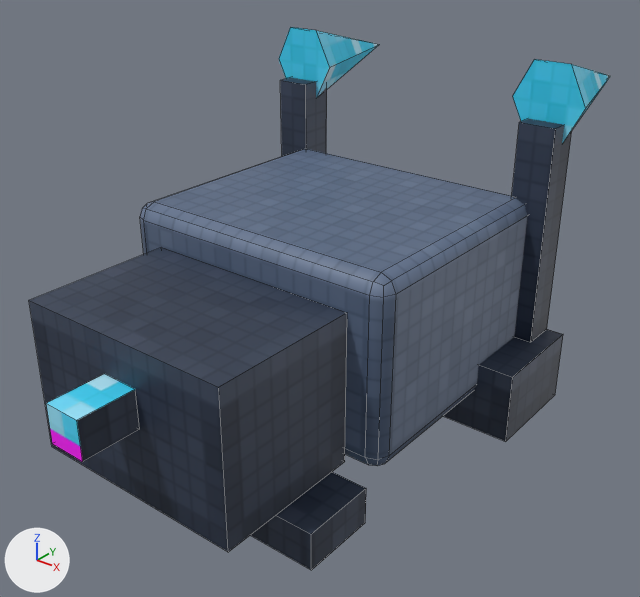
The FBX model assets/models/Chipmole/Chipmole.fbx as it was, and as the next commit left it.
Rendered twice from a camera (50 mm lens) standing at (3.36, -4.19, 3.45) and looking at (0.09, -0.1, 0.91). Lighting does not change. The marker at lower left points along +X, +Y and +Z. The first picture is the older version. Mesh edges are drawn as thin lines.

The first picture shows 'Body', 'pickL', 'pickR', 'tail'.
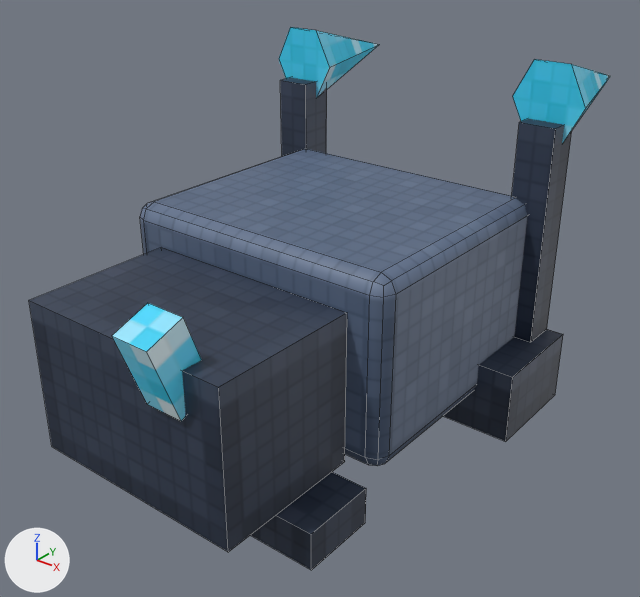
The newer file is also turned or shifted as a whole; pictures and numbers use the older file's frame.

Diff of the bpy script that builds the scene:
```diff
--- a/assets/models/Chipmole/Chipmole.fbx.py
+++ b/assets/models/Chipmole/Chipmole.fbx.py
@@ me_tailr @@
+me_tailr.from_pydata(...)  # 8 vertices, 6 faces; spans x -0.125..0.125, y -0.265..0.14, z -0.028..0.528
+me_tailr.materials.append(mat_chipmole_cells)  # picture img_chipmole_atlas_png
@@ ob_tail @@
-ob_tail = bpy.data.objects.new('tail', me_tail)
-ob_tail.location = (0.0, -1.688, 0.875)
@@ ob_tailr @@
+ob_tailr = bpy.data.objects.new('tailR', me_tailr)
+ob_tailr.location = (0.375, -1.625, 1.0)
```

What differs and where, as boxes (x1, y1, x2, y2) in the pictures (640 x 597 px):
'tailR', added (cyan): after (112, 303, 202, 421)
'tail', deleted: before (46, 374, 140, 462)
